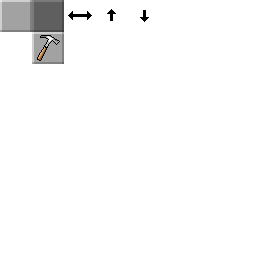
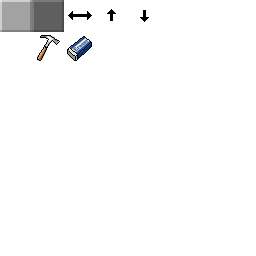
Before/after of a (256, 256) layered artwork. What changed in the layer stack:
painted on "base" over (x1=32, y1=32, x2=92, y2=64)
